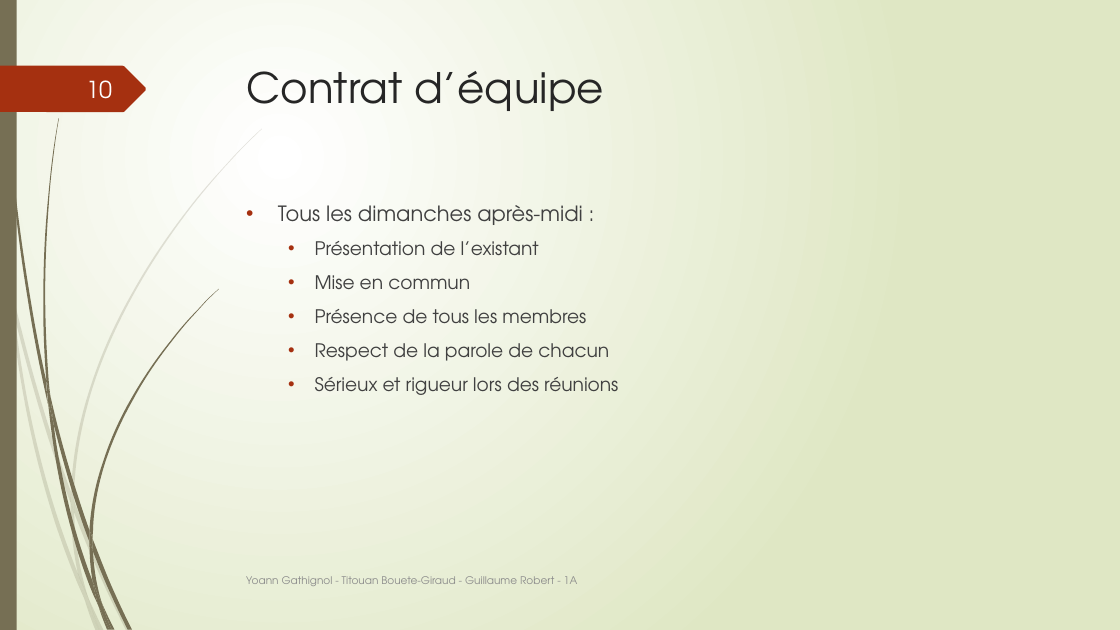
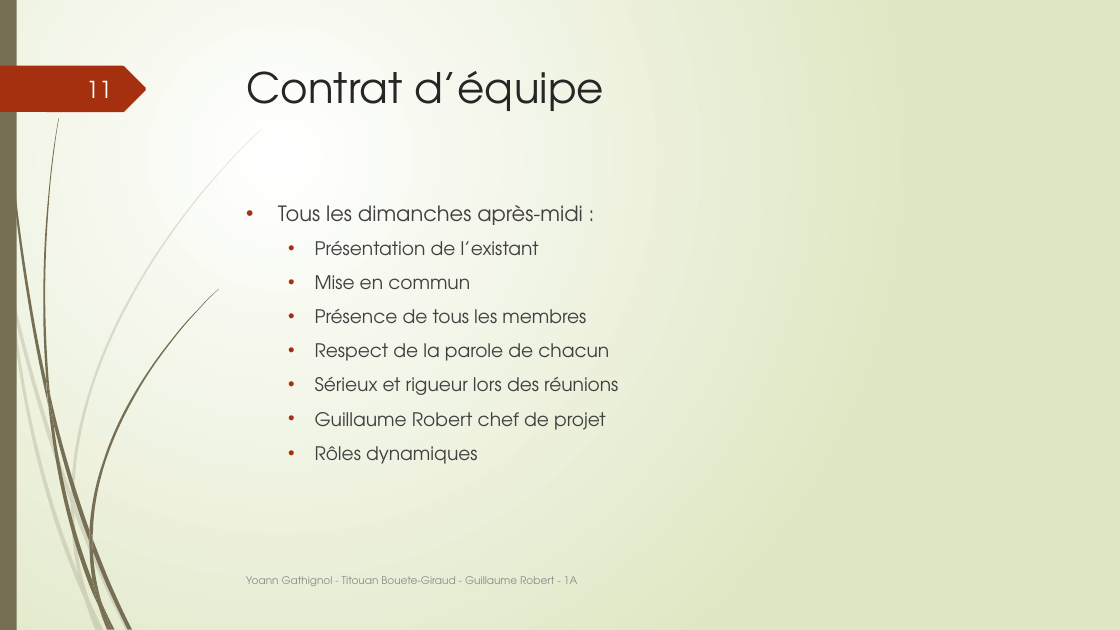
Before and after one commit to Guyoms/PTUT2016, a slide deck: slide 11 of SOUTENANCE/I HEAR I SAY.pptx (slide 10 before the commit). Drawn at 1120x630 pixels with LibreOffice and Linux fonts; fonts in the diff are those of the drawing. Boxes give left, top, right and bottom in pixels: in the first picture for what was removed or moved away, otherwise in the second. Text is boxed around its words. In the diff, an @@ line names an element or a change of style, - is before the commit and + after.

```diff
--- a/SOUTENANCE/I HEAR I SAY.pptx
+++ b/SOUTENANCE/I HEAR I SAY.pptx
@@ page number at <box>86,80,112,98</box>: text changed @@
-10
+11
@@ text at <box>315,412,606,464</box>: paragraphs added @@
+  • Guillaume Robert chef de projet
+  • Rôles dynamiques
```
Also in this commit, not shown: 6 other slides changed, 2 slides added.
